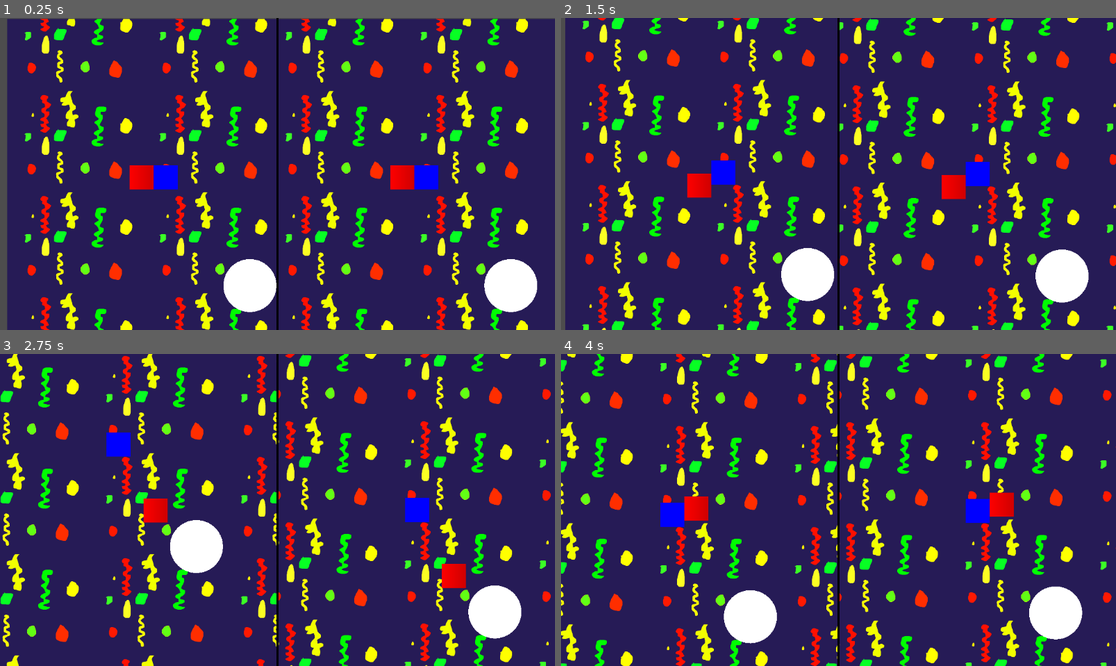
Above: before the commit, frames 1-4 (two rows, left to right).
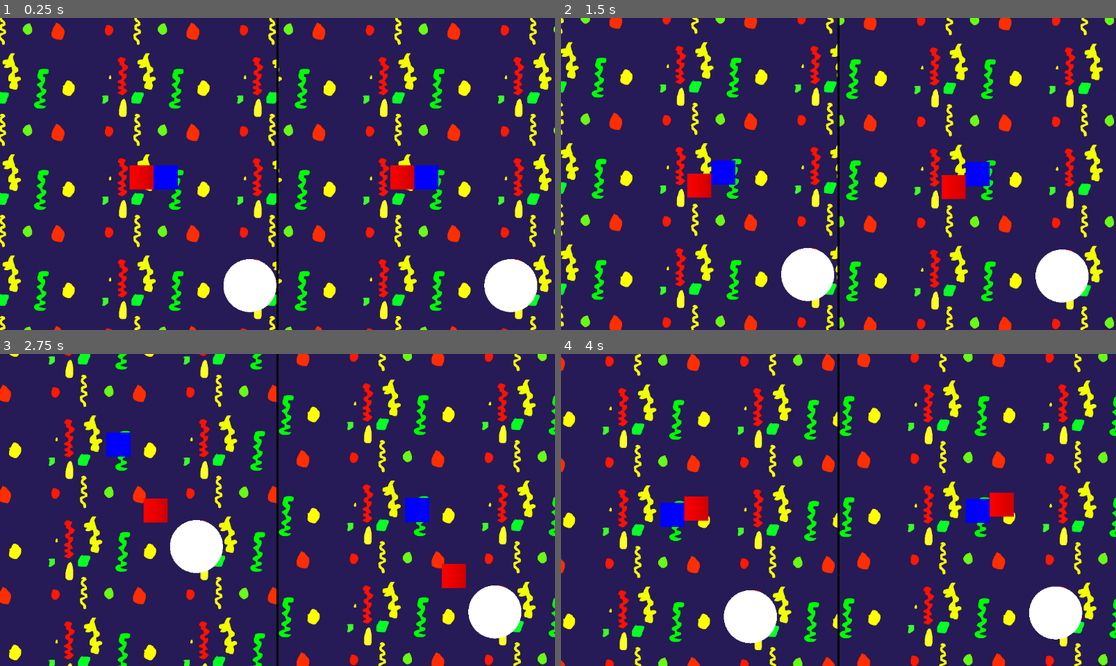
Above: after the commit, the same moments.

Repository: real-chicken-master/GDD112TempName
Game: Godot game, scene res://UI/splitscreen.tscn
Two runs of this game, one before a commit and one after it. Both use one fixed random seed, a clock stepped at 60 frames per second and the inputs below.
Inputs:
- Up to frame 1 (0.25 s): no input
- Up to frame 2 (1.5 s): hold D (right1) 0.53-1.28 s; tap Down (down2) at 0.6 s; hold S (down1) from 1.28 s (still down); tap Left (left2) at 1.35 s
- Up to frame 3 (2.75 s): release S (down1) at 2.03 s; hold D (right1) from 2.03 s (still down); tap Right (right2) at 2.1 s
- Up to frame 4 (4 s): release D (right1) at 2.78 s; hold W (up1) 2.78-3.53 s; tap Up (up2) at 2.85 s; hold A (left1) from 3.53 s (still down); tap Down (down2) at 3.6 s

The runs differ from the first frame. In frame 1, 24% of the frame differs, in the area x 0-100%, y 0-100%; in frame 2, 24%; in frame 3, 24%; in frame 4, 24%.

Commit message:
lobby texture increased

Diff:
--- a/lobby/main_lobby.tscn
+++ b/lobby/main_lobby.tscn
@@ -9,11 +9,11 @@
 
 [node name="ConceptAetFoall" type="Sprite2D" parent="."]
 texture_repeat = 2
-position = Vector2(588, 310)
+position = Vector2(659, 335)
 scale = Vector2(0.35, 0.35)
 texture = ExtResource("1_4t77j")
 region_enabled = true
-region_rect = Rect2(-1586.09, -1617.74, 4807.64, 3505.09)
+region_rect = Rect2(-4014.03, -2802.23, 12352, 12464.6)
 
 [node name="Minigame Start" type="Node2D" parent="."]
 
@@ -27,3 +27,6 @@
 position = Vector2(900, 250)
 
 [node name="players" type="Node2D" parent="."]
+
+[node name="TileMap" type="TileMap" parent="."]
+format = 2
